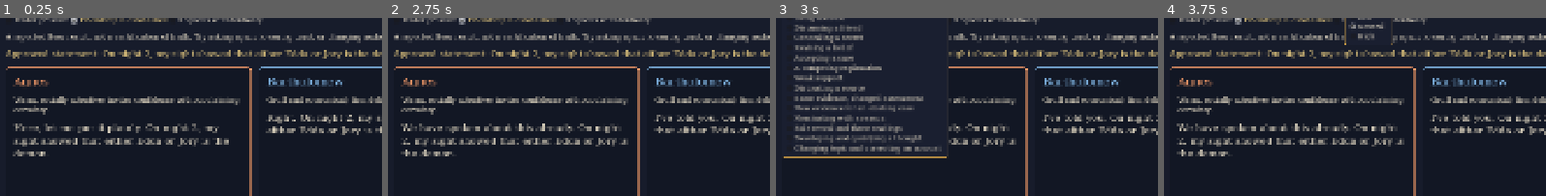
Above: before the commit, frames 1-4 (left to right).
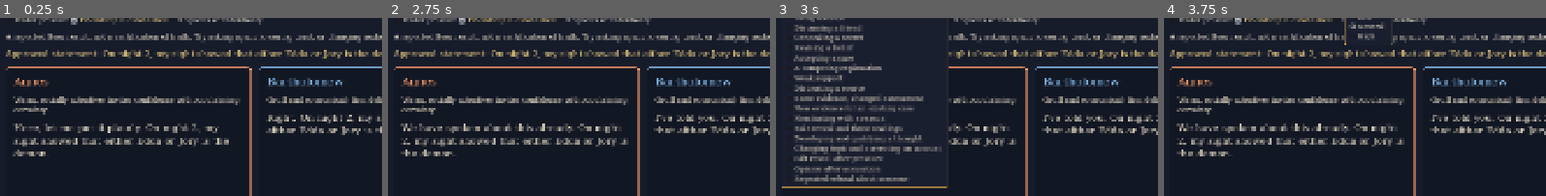
Above: after the commit, the same moments.

Repository: kultcher/deduction_game
Game: Godot game, scene res://ui/dialogue_lab.tscn
Two runs of this game, one before a commit and one after it. Both use one fixed random seed, a clock stepped at 60 frames per second and the inputs below. This scene is started directly instead of the project's main scene.
Inputs:
- Up to frame 1 (0.25 s): no input
- Up to frame 2 (2.75 s): click "Speak / ask again" at 0.5 s; click "Speak / ask again" at 1.25 s; click "Speak / ask again" at 2 s
- Up to frame 3 (3 s): click "Reporting information" at 2.75 s
- Up to frame 4 (3.75 s): click "Neutral" at 3.5 s
The pictures show only the part of the screen within x 0-50%, y 23-73%; the shares and areas given below are measured in that part.

Frames 1-2 are identical in both runs. In frame 3, 2.7% of the frame differs, in the area x 1-46%, y 65-96%; in frame 4, nothing differs.

Commit message:
Preview contextual dialogue exchanges side by side in the workshop

Diff:
--- a/ui/dialogue_lab.gd
+++ b/ui/dialogue_lab.gd
@@ -43,7 +43,7 @@
 	var selectors = HFlowContainer.new()
 	selectors.add_theme_constant_override("h_separation", 18)
 	body.add_child(selectors)
-	var situations: Array = Fixtures.SCENARIOS + Fixtures.FLOW_SCENARIOS
+	var situations: Array = Fixtures.SCENARIOS + Fixtures.FLOW_SCENARIOS + Fixtures.EXCHANGE_SCENARIOS
 	scenario_opt = _option(selectors, "Situation", situations.map(func(s): return s["title"]))
 	scenario_opt.item_selected.connect(func(_i): _refresh(false))
 	trust_opt = _option(selectors, "Trust in listener", ["Low", "Neutral", "High"])
@@ -135,9 +135,39 @@
 		"parts": parts, "cue": " / ".join(PackedStringArray(parts.map(func(p): return p["cue"]))),
 		"repeated": parts.any(func(p): return p["repeated"])}
 
+func _exchange_render(id: String, scenario: Dictionary, memory: Dictionary) -> Dictionary:
+	# A preview receives a copied memory; priming it cannot change real delivery.
+	if not memory.has("conversation"):
+		Dialogue.begin_conversation(memory)
+		Dialogue.record_exchange(memory, scenario["previous_action"],
+			id if scenario["mode"] == "gift" else scenario["subject_id"])
+	var mode: String = scenario["mode"]
+	var subject_id: String = id if mode == "gift" else scenario["subject_id"]
+	var cue: String = Dialogue.exchange_cue(memory, "gift" if mode == "gift" else "opinion", subject_id)
+	var said: String = scenario["statement"]
+	if mode == "gift":
+		var reveal: String = Dialogue.gift_reveal(id, scenario["role"], cue)
+		if reveal != "":
+			said = reveal
+	elif mode == "refusal":
+		said = Dialogue.repeated_opinion_refusal(id, scenario["subject_name"], cue, said)
+		said = Dialogue.contextualize(id, said, cue if cue != "opinion_again" else "", scenario["subject_name"])
+	else:
+		said = Dialogue.contextualize(id, said, cue, scenario["subject_name"])
+	Dialogue.record_exchange(memory, "gift" if mode == "gift" else "opinion", subject_id)
+	return {"text": said, "statement": scenario["statement"], "intent": "exchange",
+		"cue": cue, "repeated": false}
+
 func _refresh(deliver: bool) -> void:
-	var is_flow: bool = scenario_opt.selected >= Fixtures.SCENARIOS.size()
-	var scenario: Dictionary = Fixtures.FLOW_SCENARIOS[scenario_opt.selected - Fixtures.SCENARIOS.size()] if is_flow else Fixtures.SCENARIOS[scenario_opt.selected]
+	var is_flow: bool = scenario_opt.selected >= Fixtures.SCENARIOS.size() and scenario_opt.selected < Fixtures.SCENARIOS.size() + Fixtures.FLOW_SCENARIOS.size()
+	var is_exchange: bool = scenario_opt.selected >= Fixtures.SCENARIOS.size() + Fixtures.FLOW_SCENARIOS.size()
+	var scenario: Dictionary
+	if is_flow:
+		scenario = Fixtures.FLOW_SCENARIOS[scenario_opt.selected - Fixtures.SCENARIOS.size()]
+	elif is_exchange:
+		scenario = Fixtures.EXCHANGE_SCENARIOS[scenario_opt.selected - Fixtures.SCENARIOS.size() - Fixtures.FLOW_SCENARIOS.size()]
+	else:
+		scenario = Fixtures.SCENARIOS[scenario_opt.selected]
 	var context: Dictionary = scenario.get("context", {}).duplicate(true)
 	context["trust"] = [0.15, 0.5, 0.85][trust_opt.selected]
 	context["pressure"] = 1.0 if pressure_check.button_pressed else 0.0
@@ -152,7 +182,9 @@
 	for id in Fixtures.IDS:
 		var memory: Dictionary = memories[id] if deliver else memories[id].duplicate(true)
 		var result: Dictionary
-		if is_flow:
+		if is_exchange:
+			result = _exchange_render(id, scenario, memory)
+		elif is_flow:
 			result = _flow_render(id, scenario, context, memory)
 		else:
 			Fixtures.prime(id, scenario, context["audience"], memory)
